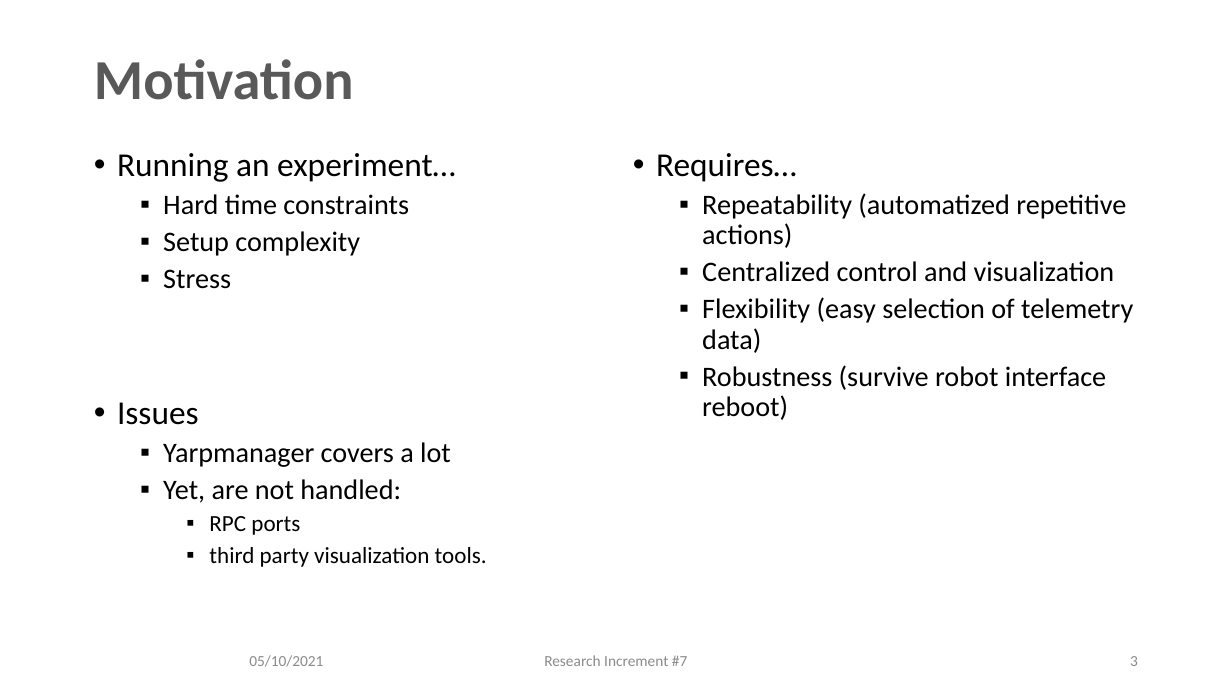
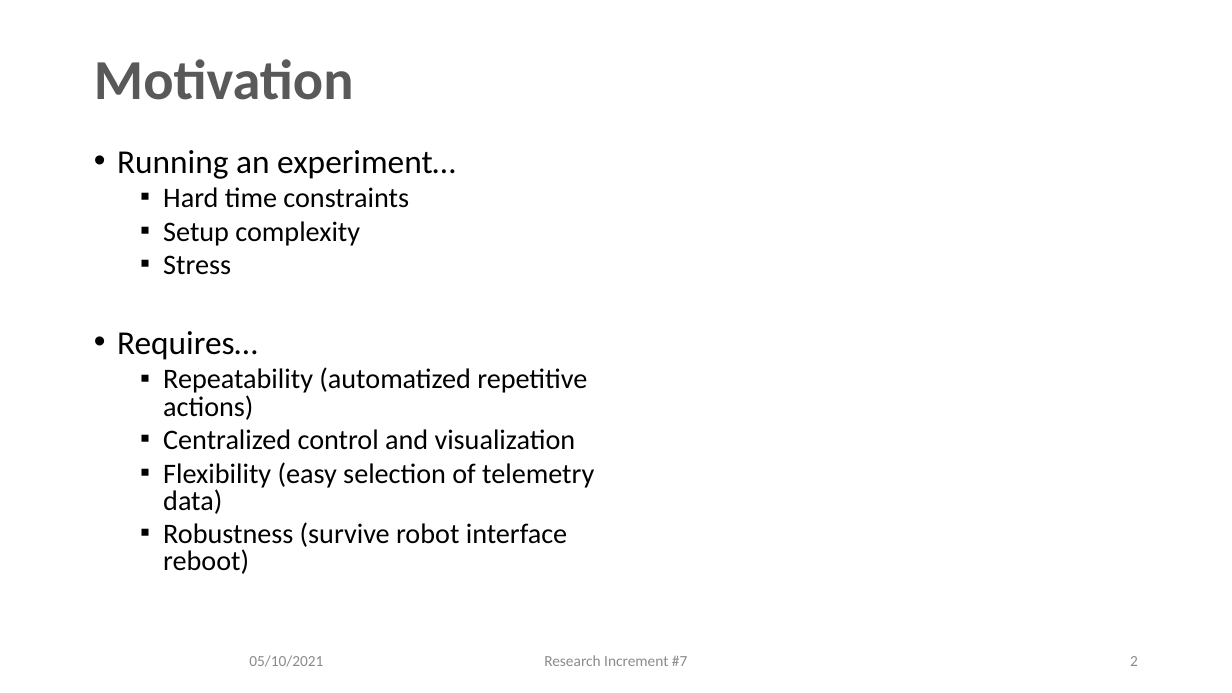
Before and after one commit to ami-iit/yarp-openmct, a slide deck: slide 2 of slides/XTeam_RI_Vertical_iCubTelemetryVisualizer_05102021.pptx (slide 3 before the commit). Drawn at 1232x693 pixels with LibreOffice and Linux fonts; fonts in the diff are those of the drawing; background and template pictures are left out. Boxes give left, top, right and bottom in pixels: in the first picture for what was removed or moved away, otherwise in the second. Text is boxed around its words. In the diff, an @@ line names an element or a change of style, - is before the commit and + after.

Commit message:
Motivation completed

```diff
--- a/slides/XTeam_RI_Vertical_iCubTelemetryVisualizer_05102021.pptx
+++ b/slides/XTeam_RI_Vertical_iCubTelemetryVisualizer_05102021.pptx
@@ text at (117, 150, 456, 275): line spacing 0.9 to 0.8 @@
@@ text removed at (656, 153, 1133, 420) @@
-• Requires…
-  ▪ Repeatability (automatized repetitive actions)
-  ▪ Centralized control and visualization
-  ▪ Flexibility (easy selection of telemetry data)
-  ▪ Robustness (survive robot interface reboot)
@@ text at (117, 331, 594, 574): text changed @@
-• Issues
-  ▪ Yarpmanager covers a lot
-  ▪ Yet, are not handled:
-    ▪ RPC ports
-    ▪ third party visualization tools.
+• Requires…
+  ▪ Repeatability (automatized repetitive actions)
+  ▪ Centralized control and visualization
+  ▪ Flexibility (easy selection of telemetry data)
+  ▪ Robustness (survive robot interface reboot)
@@ page number at (1130, 656, 1138, 666): text changed @@
-3
+2
```
Also in this commit, not shown: 2 other slides changed, 1 slide added, 1 slide removed.
